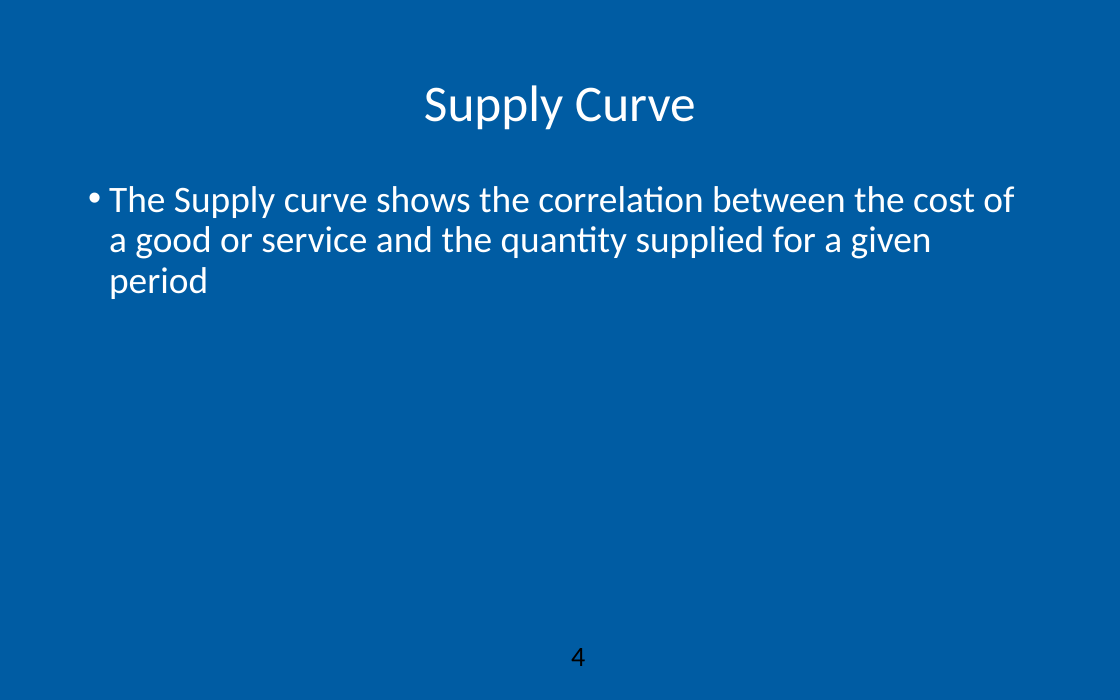
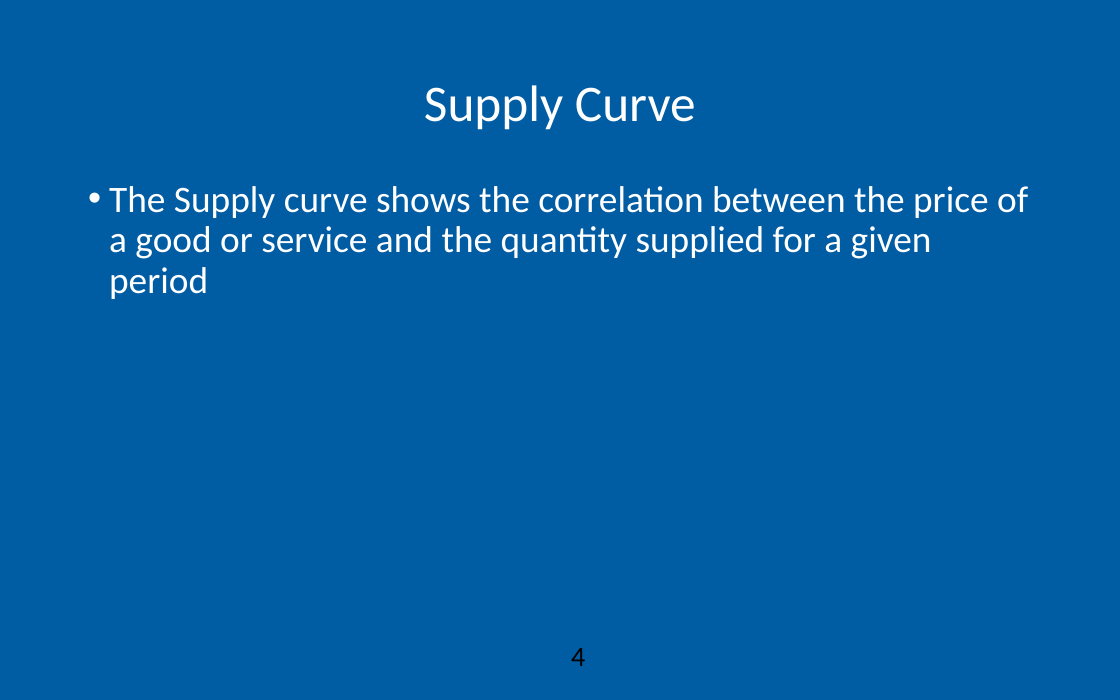
Before and after one commit to AEGDDI/idr305, a slide deck: slide 4 of lectures/L5.pptx. Drawn at 1120x700 pixels with LibreOffice and Linux fonts; fonts in the diff are those of the drawing; background and template pictures are left out. Boxes give left, top, right and bottom in pixels: in the first picture for what was removed or moved away, otherwise in the second. Text is boxed around its words. In the diff, an @@ line names an element or a change of style, - is before the commit and + after.

```diff
--- a/lectures/L5.pptx
+++ b/lectures/L5.pptx
@@ text at [109,186,1028,299]: text changed @@
-• The Supply curve shows the correlation between the cost of a good or service and the quantity supplied for a given period
+• The Supply curve shows the correlation between the price of a good or service and the quantity supplied for a given period
```
Also in this commit, not shown: 4 other slides changed, 1 other file.
